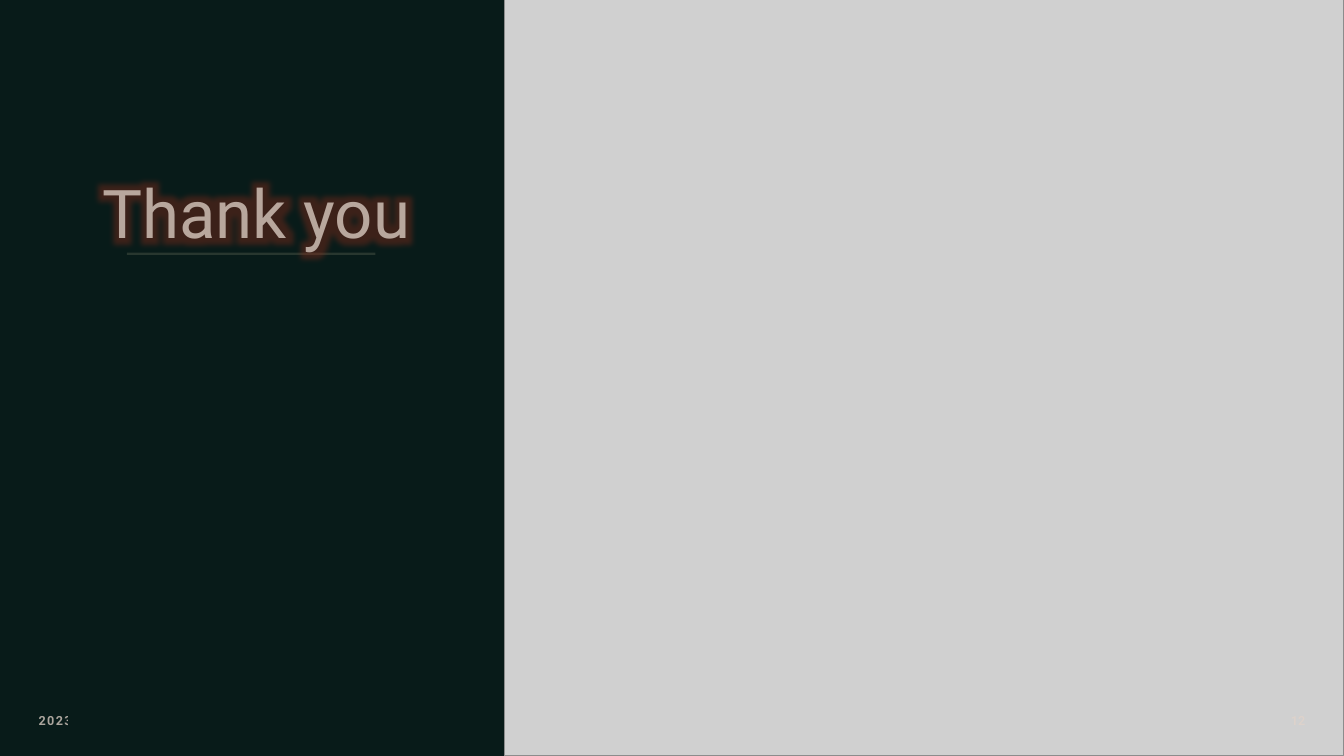
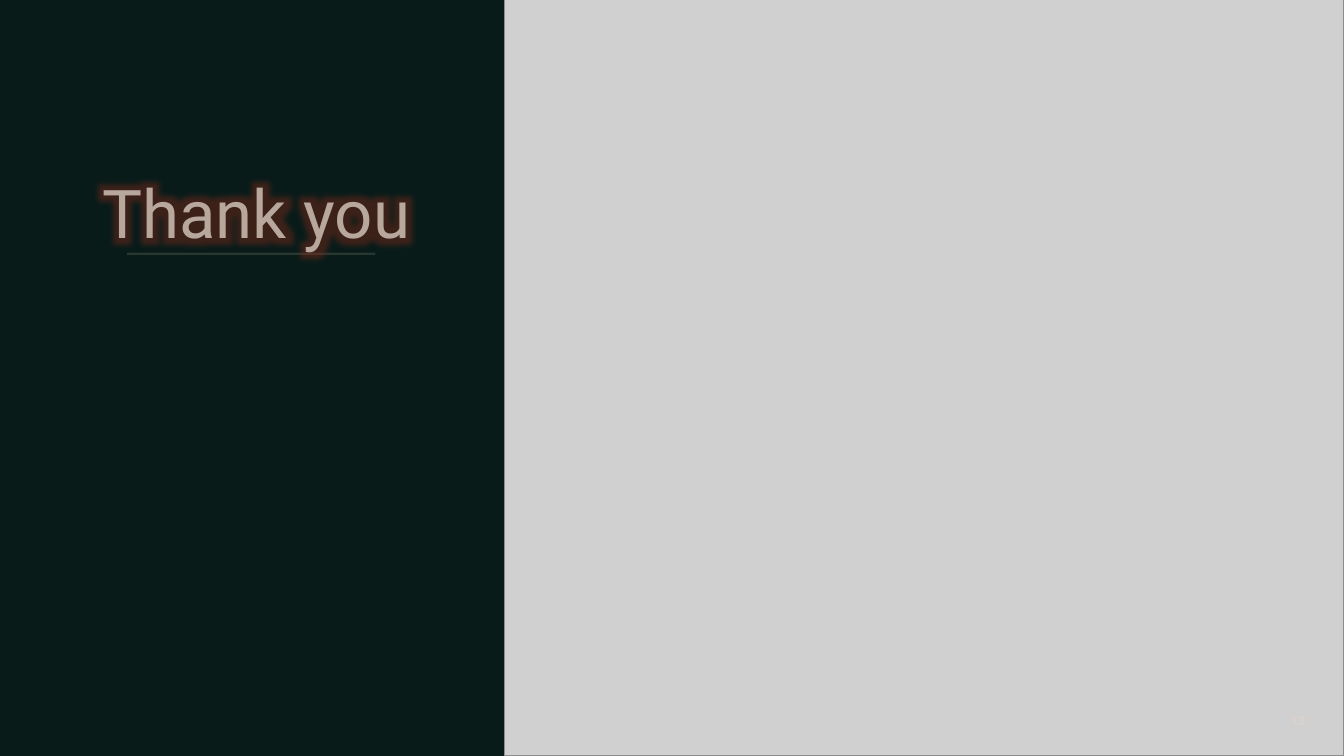
Before and after one commit to SridharKadhiri/Project-3-MovieRecomendationSystem, a slide deck: slide 13 of Movie Recommendation System_final.pptx (slide 12 before the commit). Drawn at 1344x756 pixels with LibreOffice and Linux fonts; fonts in the diff are those of the drawing; grey boxes stand for pictures. Boxes give left, top, right and bottom in pixels: in the first picture for what was removed or moved away, otherwise in the second. Text is boxed around its words. In the diff, an @@ line names an element or a change of style, - is before the commit and + after.

```diff
--- a/Movie Recommendation System_final.pptx
+++ b/Movie Recommendation System_final.pptx
@@ text removed at [39, 716, 72, 725] @@
-2023
```
Also in this commit, not shown: 6 other slides changed, 1 slide added.
